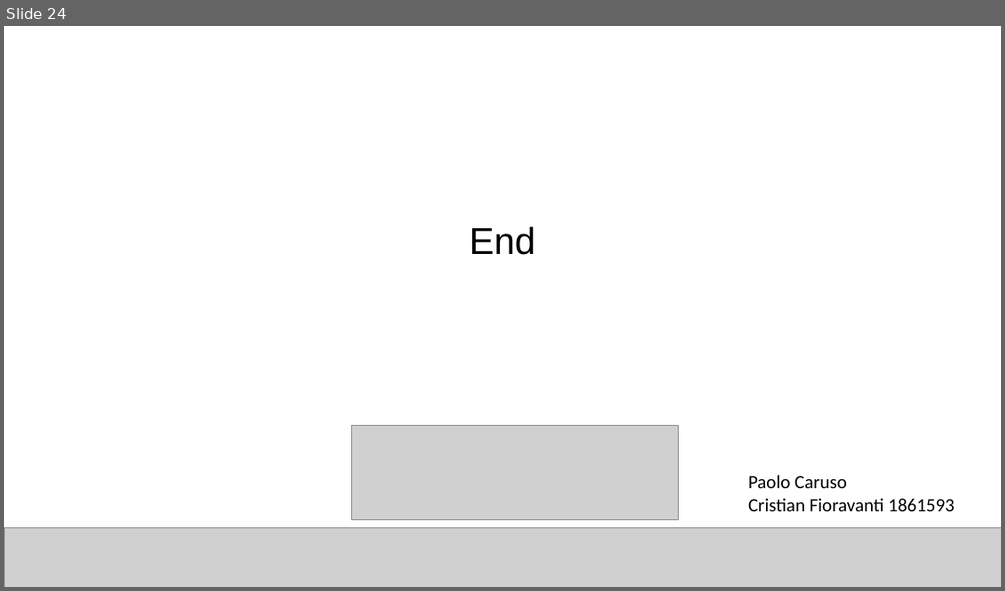
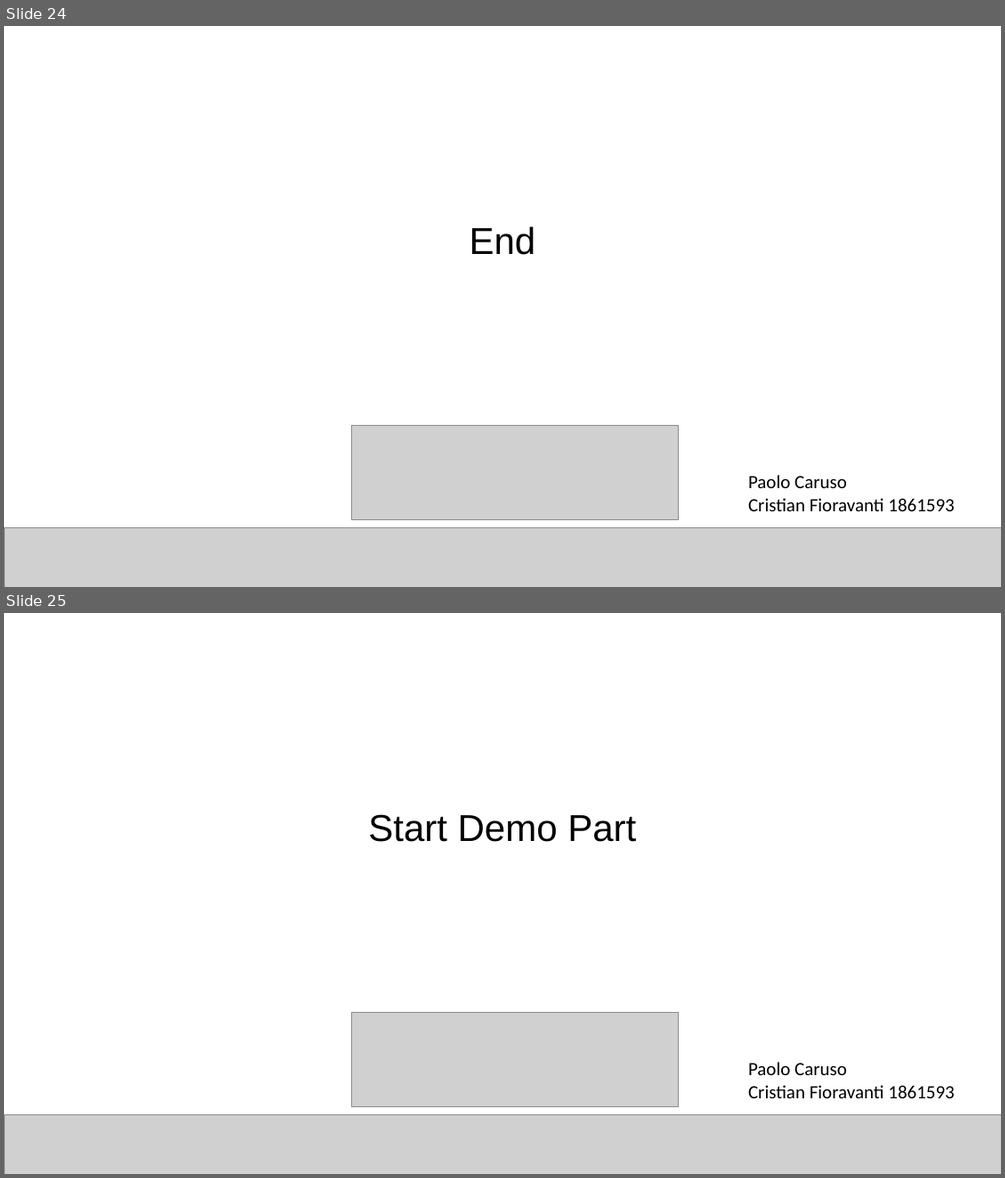
Before and after one commit to Cristian-Fioravanti/Visual-Analytics, a slide deck: Visual Analytics.pptx. Shown one above the other, each under a label of ours: slide 24 before the commit, slides 24 and 25 after it. The pictures are 1005x591 and 1005x1178 pixels, drawn with LibreOffice and Linux fonts; fonts in the diff are those of the drawing; grey boxes stand for pictures. Boxes give left, top, right and bottom in pixels: in the first picture for what was removed or moved away, otherwise in the second. Text is boxed around its words. In the diff, an @@ line names an element or a change of style, - is before the commit and + after.

```diff
--- a/Visual Analytics.pptx
+++ b/Visual Analytics.pptx
@@ slide 25 added at bbox=[4, 613, 1001, 1174], background #FFFFFF @@
@@ text added at bbox=[368, 814, 636, 842], 36 pt, text #000000 @@
+Start Demo Part
@@ picture added at bbox=[351, 1013, 678, 1107] @@
@@ text added at bbox=[748, 1062, 954, 1098], 18 pt, text #000000 @@
+Paolo Caruso
+Cristian Fioravanti 1861593
@@ picture added at bbox=[4, 1114, 1001, 1174] @@
```
Also in this commit, not shown: 1 slide changed.
